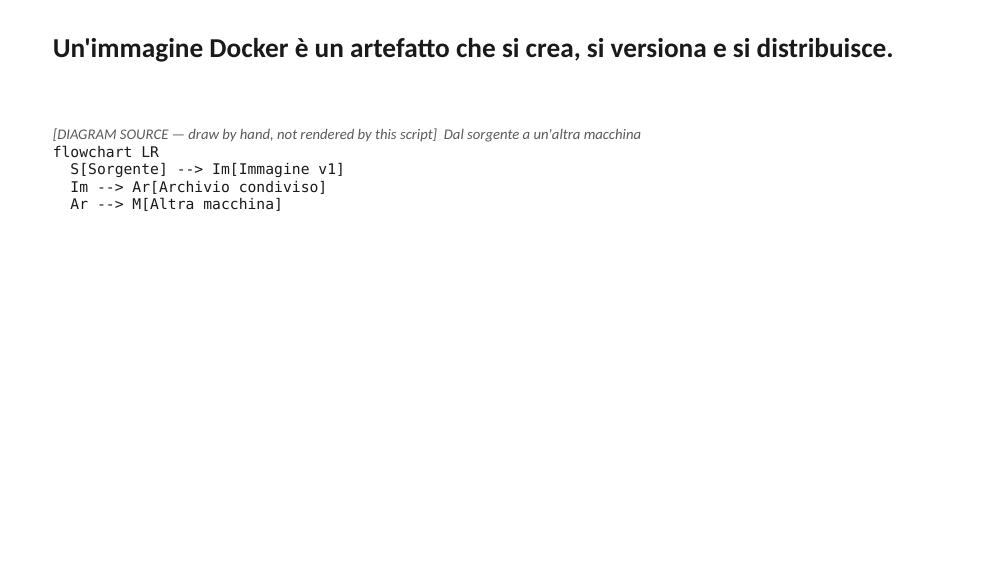
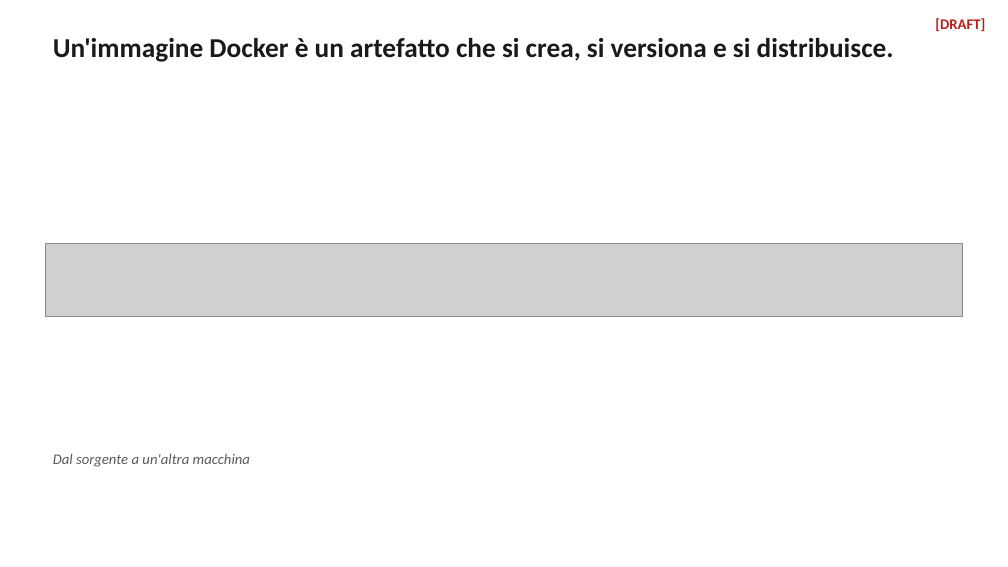
Before and after one commit to danidemi/teaching-support, a slide deck: slide 12 of learning-test-course-docker/material/slides/out/session-01.pptx. Drawn at 1008x567 pixels with LibreOffice and Linux fonts; fonts in the diff are those of the drawing; grey boxes stand for pictures. Boxes give left, top, right and bottom in pixels: in the first picture for what was removed or moved away, otherwise in the second. Text is boxed around its words. In the diff, an @@ line names an element or a change of style, - is before the commit and + after.

```diff
--- a/learning-test-course-docker/material/slides/out/session-01.pptx
+++ b/learning-test-course-docker/material/slides/out/session-01.pptx
@@ text added at bbox=[935, 18, 985, 31], 14 pt, text #C01C1C, bold @@
+[DRAFT]
@@ text removed at bbox=[53, 128, 641, 211] @@
-[DIAGRAM SOURCE — draw by hand, not rendered by this script] Dal sorgente a un'altra macchina
-flowchart LR
-S[Sorgente] --> Im[Immagine v1]
-Im --> Ar[Archivio condiviso]
-Ar --> M[Altra macchina]
@@ picture added at bbox=[45, 243, 963, 316] @@
@@ text added at bbox=[53, 454, 250, 467], 14 pt, text #5A5A5A, italic @@
+Dal sorgente a un'altra macchina
```
Also in this commit, not shown: 20 other slides changed, 59 other files.
